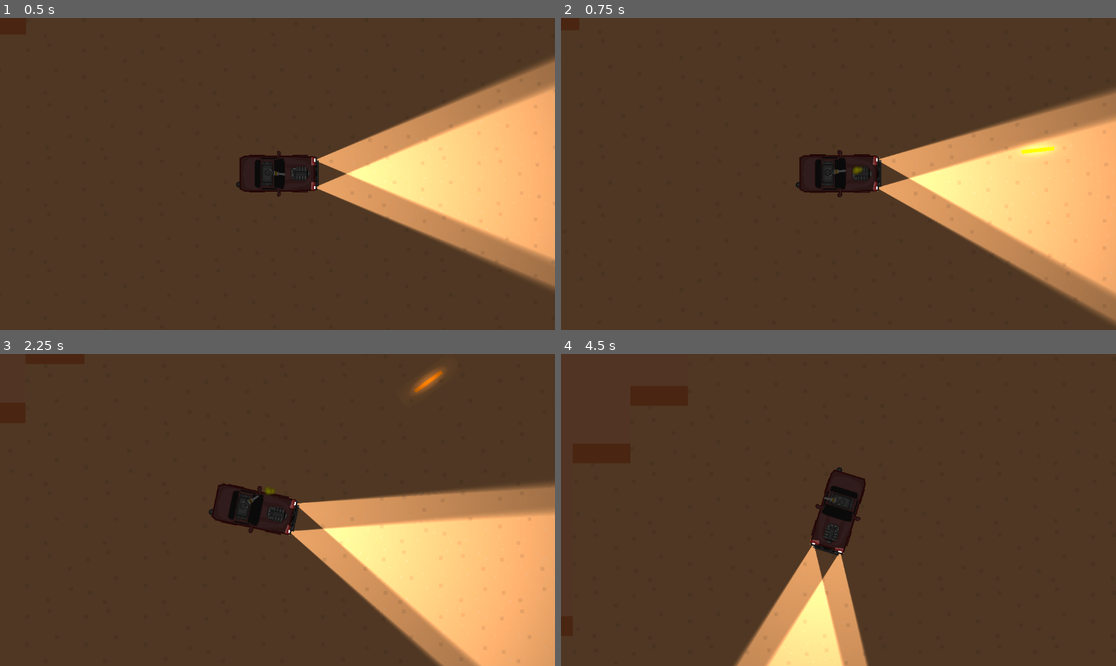
Above: before the commit, frames 1-4 (two rows, left to right).
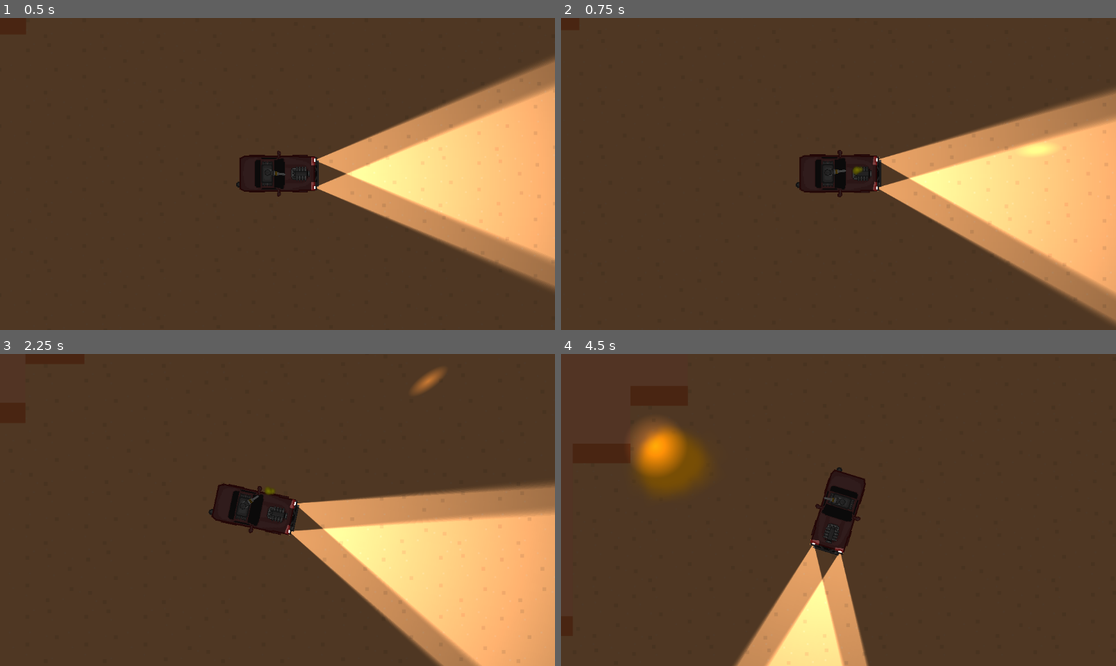
Above: after the commit, the same moments.

Repository: Luminescent-Cheese/untitled-car-game
Game: Godot game, scene res://test_scene.tscn
The game is run twice, just before and just after one commit, with the same random seed, the same clock (stepped at 60 frames per second) and the same inputs.
Inputs (mouse positions are in pixels of both pictures, inside the frame that each line leads up to):
- Up to frame 1 (0.5 s): no input
- Up to frame 2 (0.75 s): move the mouse to (960, 158) at 0.52 s; press the mouse at (960, 158) at 0.53 s; hold D (right) from 0.53 s (still down)
- Up to frame 3 (2.25 s): move the mouse to (166, 525) at 1.27 s; release D (right) at 1.28 s; release the mouse at (166, 525) at 1.28 s; hold S (reverse) 1.28-2.03 s; click (166, 525) at 1.35 s; move the mouse to (333, 441) at 2.02 s; press the mouse at (333, 441) at 2.03 s; hold D (right) from 2.03 s (still down)
- Up to frame 4 (4.5 s): move the mouse to (810, 572) at 2.77 s; release D (right) at 2.78 s; release the mouse at (810, 572) at 2.78 s; hold W (accelerate) 2.78-3.53 s; click (810, 572) at 2.85 s; move the mouse to (1005, 556) at 3.52 s; press the mouse at (1005, 556) at 3.53 s; hold A (left) from 3.53 s (still down); move the mouse to (672, 463) at 4.27 s; release the mouse at (672, 463) at 4.28 s; click (672, 463) at 4.35 s

Frame 1 is identical in both runs. In frame 2, less than 0.1% of the frame differs, in the area x 82-89%, y 41-44%; in frame 3, less than 0.1%; in frame 4, 2.3%, in the area x 12-26%, y 21-45%.

Commit message:
Added basic bullet hitting walls animation

Diff:
--- a/Car/car.tscn
+++ b/Car/car.tscn
@@ -32,6 +32,49 @@
 
 [sub_resource type="RectangleShape2D" id="RectangleShape2D_6w75b"]
 size = Vector2(91.5, 53.5001)
+
+[sub_resource type="Animation" id="Animation_6w75b"]
+resource_name = "LeftHeadLightBlink"
+length = 0.9
+tracks/0/type = "value"
+tracks/0/imported = false
+tracks/0/enabled = true
+tracks/0/path = NodePath("LeftHeadLight:enabled")
+tracks/0/interp = 1
+tracks/0/loop_wrap = true
+tracks/0/keys = {
+"times": PackedFloat32Array(0, 0.0666667, 0.277305, 0.333333, 0.545665, 0.633333, 0.7, 0.742463, 0.781822, 0.817603, 0.855174),
+"transitions": PackedFloat32Array(1, 1, 1, 1, 1, 1, 1, 1, 1, 1, 1),
+"update": 1,
+"values": [true, false, true, false, true, false, true, false, true, false, true]
+}
+
+[sub_resource type="Animation" id="Animation_3xtxf"]
+length = 0.001
+tracks/0/type = "value"
+tracks/0/imported = false
+tracks/0/enabled = true
+tracks/0/path = NodePath("RightHeadLight:enabled")
+tracks/0/interp = 1
+tracks/0/loop_wrap = true
+tracks/0/keys = {
+"times": PackedFloat32Array(0),
+"transitions": PackedFloat32Array(1),
+"update": 1,
+"values": [true]
+}
+tracks/1/type = "value"
+tracks/1/imported = false
+tracks/1/enabled = true
+tracks/1/path = NodePath("LeftHeadLight:enabled")
+tracks/1/interp = 1
+tracks/1/loop_wrap = true
+tracks/1/keys = {
+"times": PackedFloat32Array(0),
+"transitions": PackedFloat32Array(1),
+"update": 1,
+"values": [true]
+}
 
 [sub_resource type="Animation" id="Animation_ycw3o"]
 resource_name = "RightHeadLightBlink"
@@ -49,49 +92,6 @@
 "values": [true, false, true, false, true, false, true, false, true, false, true]
 }
 
-[sub_resource type="Animation" id="Animation_3xtxf"]
-length = 0.001
-tracks/0/type = "value"
-tracks/0/imported = false
-tracks/0/enabled = true
-tracks/0/path = NodePath("RightHeadLight:enabled")
-tracks/0/interp = 1
-tracks/0/loop_wrap = true
-tracks/0/keys = {
-"times": PackedFloat32Array(0),
-"transitions": PackedFloat32Array(1),
-"update": 1,
-"values": [true]
-}
-tracks/1/type = "value"
-tracks/1/imported = false
-tracks/1/enabled = true
-tracks/1/path = NodePath("LeftHeadLight:enabled")
-tracks/1/interp = 1
-tracks/1/loop_wrap = true
-tracks/1/keys = {
-"times": PackedFloat32Array(0),
-"transitions": PackedFloat32Array(1),
-"update": 1,
-"values": [true]
-}
-
-[sub_resource type="Animation" id="Animation_6w75b"]
-resource_name = "LeftHeadLightBlink"
-length = 0.9
-tracks/0/type = "value"
-tracks/0/imported = false
-tracks/0/enabled = true
-tracks/0/path = NodePath("LeftHeadLight:enabled")
-tracks/0/interp = 1
-tracks/0/loop_wrap = true
-tracks/0/keys = {
-"times": PackedFloat32Array(0, 0.0666667, 0.277305, 0.333333, 0.545665, 0.633333, 0.7, 0.742463, 0.781822, 0.817603, 0.855174),
-"transitions": PackedFloat32Array(1, 1, 1, 1, 1, 1, 1, 1, 1, 1, 1),
-"update": 1,
-"values": [true, false, true, false, true, false, true, false, true, false, true]
-}
-
 [sub_resource type="AnimationLibrary" id="AnimationLibrary_bmgum"]
 _data = {
 &"LeftHeadLightBlink": SubResource("Animation_6w75b"),
--- /dev/null
+++ b/bullets/Glow.gdshader
@@ -0,0 +1,8 @@
+shader_type canvas_item;
+
+uniform vec3 glow_color: source_color = vec3(1.0,0.0,0.0);
+uniform float glow_power: hint_range(0.0,8.0,0.1) = 2.0;
+
+void fragment() {
+	COLOR = texture(TEXTURE, UV) * vec4(glow_color,1.0);
+}
--- a/bullets/bullets.gd
+++ b/bullets/bullets.gd
@@ -2,9 +2,10 @@
 
 @export var direction: Vector2
 
-const SPEED = 7000
+@export var SPEED = 7000
 
 func _ready() -> void:
+	$CPUParticles2D.emitting = false
 	look_at(get_global_mouse_position())
 	direction = Vector2.from_angle(rotation)
 	visible = false
@@ -21,4 +22,8 @@
 
 
 func _on_detect_collision_body_entered(body: Node2D) -> void:
-	queue_free()
+	#plays an animation of sparks and than deletes bullet
+	$bulletHitAnimation.play("bulletHit")
+
+func speedToZero():
+	SPEED = 0
--- a/bullets/bullets.tscn
+++ b/bullets/bullets.tscn
@@ -8,17 +8,171 @@
 height = 140.0
 
 [sub_resource type="Gradient" id="Gradient_imifd"]
-offsets = PackedFloat32Array(0, 0.514825, 1)
-colors = PackedColorArray(1, 1, 1, 1, 0.0889488, 0.0889488, 0.0889488, 1, 0, 0, 0, 1)
+offsets = PackedFloat32Array(0, 0.51752)
+colors = PackedColorArray(1, 1, 1, 1, 0, 0, 0, 1)
 
 [sub_resource type="GradientTexture2D" id="GradientTexture2D_bhot2"]
 gradient = SubResource("Gradient_imifd")
 fill = 1
 fill_from = Vector2(0.491453, 0.478632)
 
+[sub_resource type="Gradient" id="Gradient_pyqi1"]
+offsets = PackedFloat32Array(0, 0.0512129)
+colors = PackedColorArray(1, 1, 1, 1, 1, 1, 1, 0)
+
+[sub_resource type="GradientTexture2D" id="GradientTexture2D_a86yw"]
+gradient = SubResource("Gradient_pyqi1")
+fill = 1
+fill_from = Vector2(0.491453, 0.517094)
+
+[sub_resource type="Curve" id="Curve_imifd"]
+_data = [Vector2(0, 1), 0.0, 0.0, 0, 0, Vector2(0.994911, 0.50835), 0.0, 0.0, 0, 0]
+point_count = 2
+
+[sub_resource type="Gradient" id="Gradient_bhot2"]
+offsets = PackedFloat32Array(0.013624, 0.370572, 1)
+colors = PackedColorArray(1, 0.733333, 0, 1, 0.880873, 0.459471, 0.0998031, 1, 0.39, 0.39, 0.39, 1)
+
 [sub_resource type="CapsuleShape2D" id="CapsuleShape2D_bhot2"]
 radius = 9.0
 height = 54.075
+
+[sub_resource type="Animation" id="Animation_bhot2"]
+length = 0.001
+tracks/0/type = "value"
+tracks/0/imported = false
+tracks/0/enabled = true
+tracks/0/path = NodePath("CPUParticles2D:emitting")
+tracks/0/interp = 1
+tracks/0/loop_wrap = true
+tracks/0/keys = {
+"times": PackedFloat32Array(0),
+"transitions": PackedFloat32Array(1),
+"update": 1,
+"values": [true]
+}
+tracks/1/type = "value"
+tracks/1/imported = false
+tracks/1/enabled = true
+tracks/1/path = NodePath("Sprite2D:visible")
+tracks/1/interp = 1
+tracks/1/loop_wrap = true
+tracks/1/keys = {
+"times": PackedFloat32Array(0),
+"transitions": PackedFloat32Array(1),
+"update": 1,
+"values": [false]
+}
+tracks/2/type = "value"
+tracks/2/imported = false
+tracks/2/enabled = true
+tracks/2/path = NodePath("PointLight2D:scale")
+tracks/2/interp = 1
+tracks/2/loop_wrap = true
+tracks/2/keys = {
+"times": PackedFloat32Array(0),
+"transitions": PackedFloat32Array(1),
+"update": 0,
+"values": [Vector2(2.92187, 1)]
+}
+tracks/3/type = "value"
+tracks/3/imported = false
+tracks/3/enabled = true
+tracks/3/path = NodePath("PointLight2D:position")
+tracks/3/interp = 1
+tracks/3/loop_wrap = true
+tracks/3/keys = {
+"times": PackedFloat32Array(0),
+"transitions": PackedFloat32Array(1),
+"update": 0,
+"values": [Vector2(0, 0)]
+}
+tracks/4/type = "value"
+tracks/4/imported = false
+tracks/4/enabled = true
+tracks/4/path = NodePath("PointLight2D:texture_scale")
+tracks/4/interp = 1
+tracks/4/loop_wrap = true
+tracks/4/keys = {
+"times": PackedFloat32Array(0),
+"transitions": PackedFloat32Array(1),
+"update": 0,
+"values": [1.0]
+}
+
+[sub_resource type="Animation" id="Animation_imifd"]
+resource_name = "bulletHit"
+tracks/0/type = "value"
+tracks/0/imported = false
+tracks/0/enabled = true
+tracks/0/path = NodePath("CPUParticles2D:emitting")
+tracks/0/interp = 1
+tracks/0/loop_wrap = true
+tracks/0/keys = {
+"times": PackedFloat32Array(0),
+"transitions": PackedFloat32Array(1),
+"update": 1,
+"values": [true]
+}
+tracks/1/type = "method"
+tracks/1/imported = false
+tracks/1/enabled = true
+tracks/1/path = NodePath(".")
+tracks/1/interp = 1
+tracks/1/loop_wrap = true
+tracks/1/keys = {
+"times": PackedFloat32Array(0, 0.9),
+"transitions": PackedFloat32Array(1, 1),
+"values": [{
+"args": [],
+"method": &"speedToZero"
+}, {
+"args": [],
+"method": &"queue_free"
+}]
+}
+tracks/2/type = "value"
+tracks/2/imported = false
+tracks/2/enabled = true
+tracks/2/path = NodePath("Sprite2D:visible")
+tracks/2/interp = 1
+tracks/2/loop_wrap = true
+tracks/2/keys = {
+"times": PackedFloat32Array(0),
+"transitions": PackedFloat32Array(1),
+"update": 1,
+"values": [false]
+}
+tracks/3/type = "value"
+tracks/3/imported = false
+tracks/3/enabled = true
+tracks/3/path = NodePath("PointLight2D:scale")
+tracks/3/interp = 1
+tracks/3/loop_wrap = true
+tracks/3/keys = {
+"times": PackedFloat32Array(0),
+"transitions": PackedFloat32Array(1),
+"update": 0,
+"values": [Vector2(1, 1)]
+}
+tracks/4/type = "value"
+tracks/4/imported = false
+tracks/4/enabled = true
+tracks/4/path = NodePath("PointLight2D:texture_scale")
+tracks/4/interp = 2
+tracks/4/loop_wrap = true
+tracks/4/keys = {
+"times": PackedFloat32Array(0, 0.1, 0.233333),
+"transitions": PackedFloat32Array(1, 1, 1),
+"update": 0,
+"values": [2.0, 10.0, 0.01]
+}
+
+[sub_resource type="AnimationLibrary" id="AnimationLibrary_pyqi1"]
+_data = {
+&"RESET": SubResource("Animation_bhot2"),
+&"bulletHit": SubResource("Animation_imifd")
+}
 
 [node name="Bullets" type="CharacterBody2D"]
 collision_layer = 4
@@ -26,6 +180,7 @@
 script = ExtResource("1_imifd")
 
 [node name="Sprite2D" type="Sprite2D" parent="."]
+visible = false
 texture_filter = 1
 position = Vector2(-47, 3.63798e-12)
 rotation = 1.5708
@@ -39,6 +194,8 @@
 [node name="PointLight2D" type="PointLight2D" parent="."]
 scale = Vector2(2.92187, 1)
 color = Color(0.796048, 0.614578, 0.241252, 1)
+shadow_enabled = true
+shadow_item_cull_mask = 3
 texture = SubResource("GradientTexture2D_bhot2")
 
 [node name="bulletActiveTime" type="Timer" parent="."]
@@ -50,6 +207,26 @@
 one_shot = true
 autostart = true
 
+[node name="CPUParticles2D" type="CPUParticles2D" parent="."]
+scale = Vector2(2.92187, 1)
+amount = 25
+texture = SubResource("GradientTexture2D_a86yw")
+one_shot = true
+speed_scale = 5.0
+explosiveness = 1.0
+randomness = 1.0
+direction = Vector2(-1, 0)
+spread = 80.5
+gravity = Vector2(0, 0)
+initial_velocity_min = 50.55
+initial_velocity_max = 147.32
+angular_velocity_min = -202.81
+angular_velocity_max = 236.62
+scale_amount_min = 15.08
+scale_amount_max = 38.56
+scale_amount_curve = SubResource("Curve_imifd")
+color_ramp = SubResource("Gradient_bhot2")
+
 [node name="DetectCollision" type="Area2D" parent="."]
 scale = Vector2(2.92187, 1)
 collision_layer = 4
@@ -59,6 +236,11 @@
 rotation = 1.5708
 shape = SubResource("CapsuleShape2D_bhot2")
 
+[node name="bulletHitAnimation" type="AnimationPlayer" parent="."]
+libraries = {
+&"": SubResource("AnimationLibrary_pyqi1")
+}
+
 [connection signal="timeout" from="bulletActiveTime" to="." method="_on_bullet_active_time_timeout"]
 [connection signal="timeout" from="SeenInTimer" to="." method="_on_seen_in_timer_timeout"]
 [connection signal="body_entered" from="DetectCollision" to="." method="_on_detect_collision_body_entered"]
Not shown, added: bullets/Glow.gdshader.uid
Not shown: 1 places in bullets/bullets.tscn that only renumber resources
